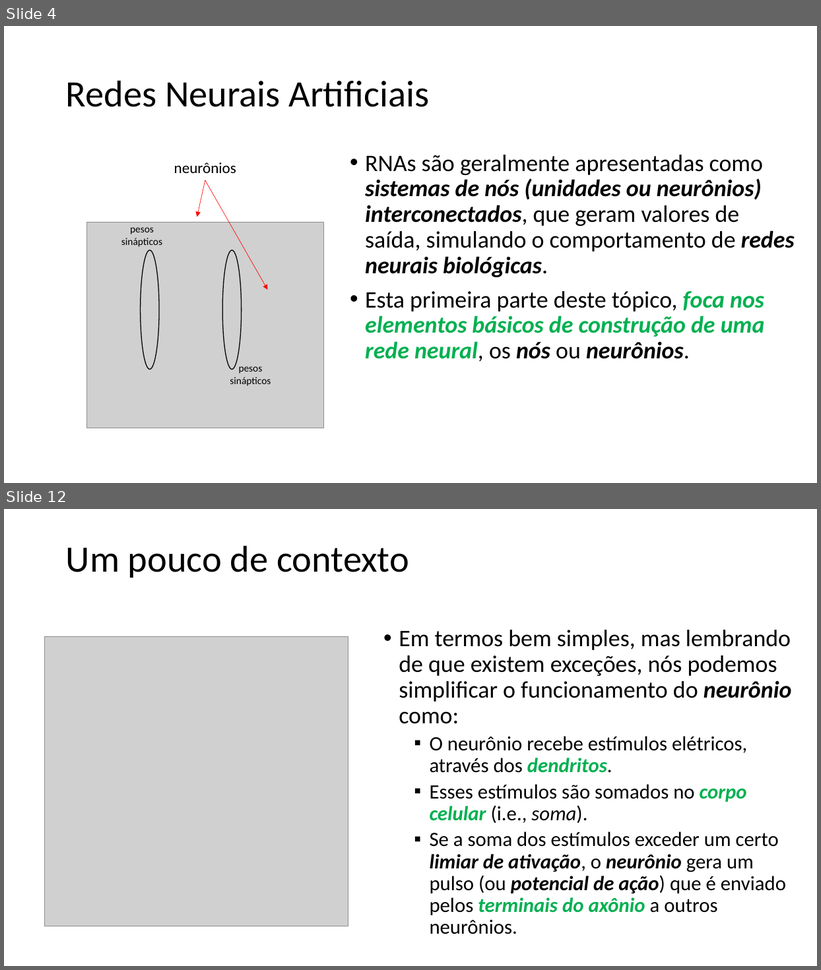
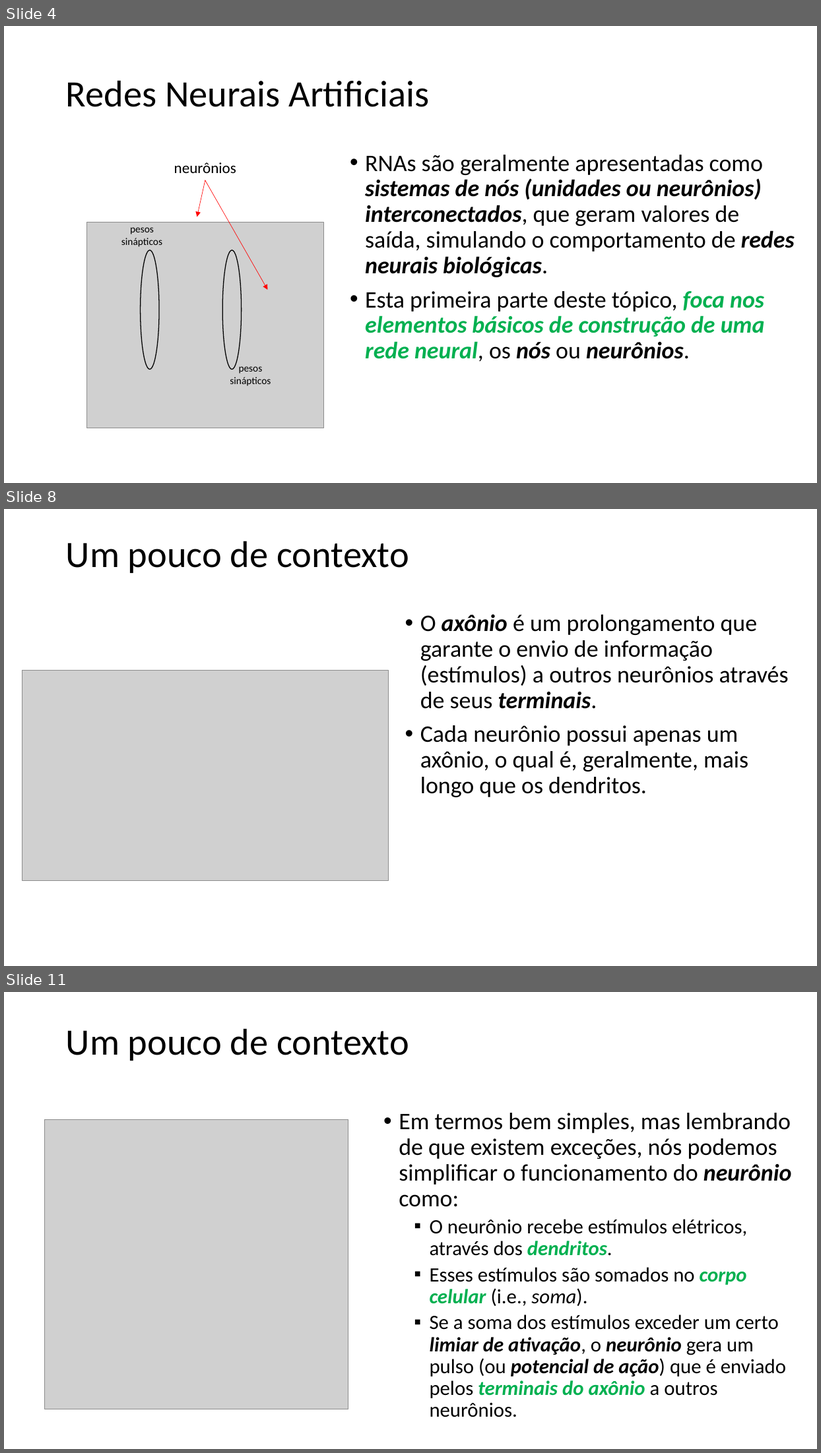
Before and after one commit to zz4fap/t320_aprendizado_de_maquina, a slide deck: slides/T320_Redes_Neurais_Artificiais (Parte I).pptx. Shown one above the other, each under a label of ours: slides 4 and 12 before the commit, slides 4, 8 and 11 after it; the slides between them are not shown. The pictures are 821x970 and 821x1453 pixels, drawn with LibreOffice and Linux fonts; fonts in the diff are those of the drawing; grey boxes stand for pictures. Boxes give left, top, right and bottom in pixels: in the first picture for what was removed or moved away, otherwise in the second. Text is boxed around its words. In the diff, an @@ line names an element or a change of style, - is before the commit and + after.

```diff
--- a/slides/T320_Redes_Neurais_Artificiais (Parte I).pptx
+++ b/slides/T320_Redes_Neurais_Artificiais (Parte I).pptx
@@ slide 8 added at (4, 509, 817, 966), background #FFFFFF @@
@@ title added at (66, 541, 409, 573), 44 pt, text #000000 @@
+Um pouco de contexto
@@ text added at (420, 615, 789, 797), 28 pt, text #000000 @@
+• O axônio é um prolongamento que garante o envio de informação (estímulos) a outros neurônios através de seus terminais.
+• Cada neurônio possui apenas um axônio, o qual é, geralmente, mais longo que os dendritos.
@@ picture added at (22, 671, 389, 881) @@
@@ what was slide 12 is now slide 11 @@
```
Also in this commit, not shown: 5 slides changed, 2 slides removed.
